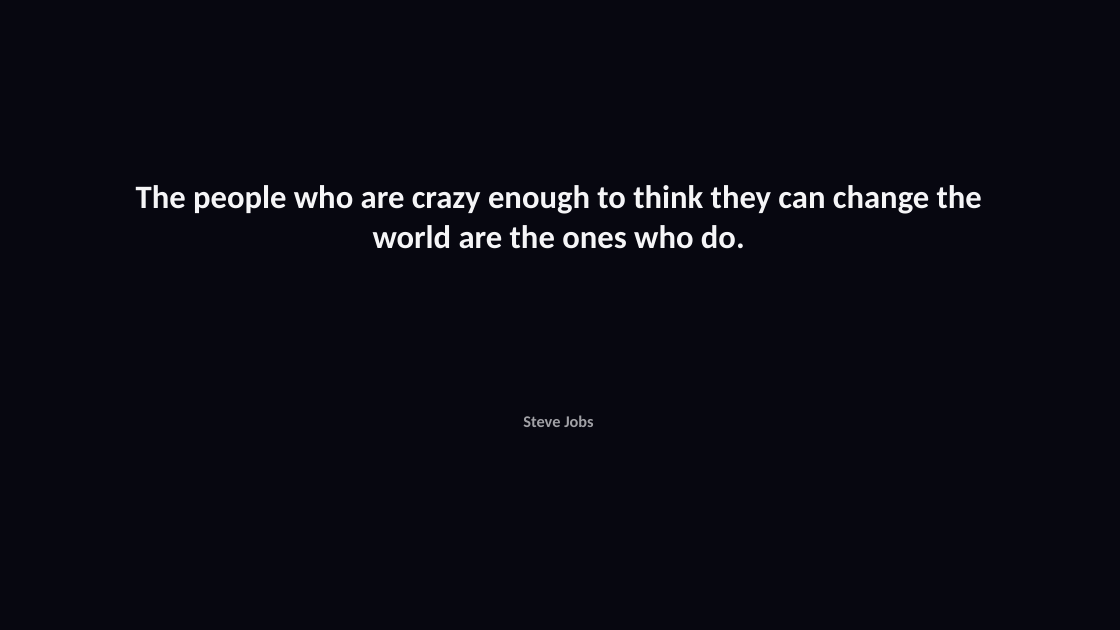
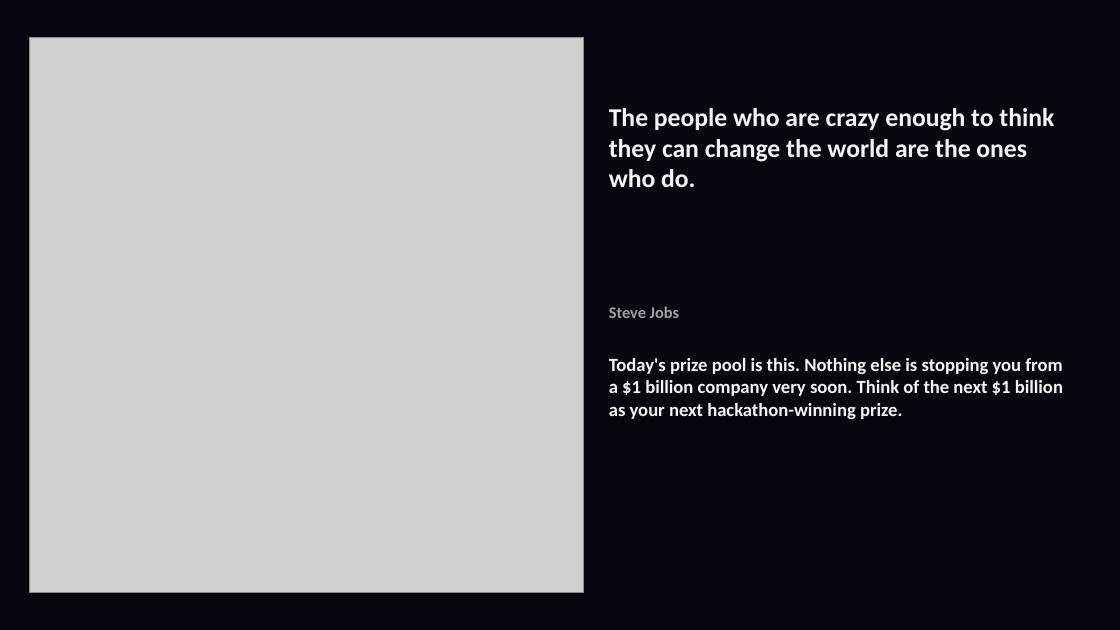
Before and after one commit to shangeethsivan/shangeethsivan.github.io, a slide deck: slide 27 of talks/whats-stopping-us-from-building-great-products-and-monetizing-them/whats-stopping-us-from-building-great-products-and-monetizing-them.pptx. Drawn at 1120x630 pixels with LibreOffice and Linux fonts; fonts in the diff are those of the drawing; grey boxes stand for pictures. Boxes give left, top, right and bottom in pixels: in the first picture for what was removed or moved away, otherwise in the second. Text is boxed around its words. In the diff, an @@ line names an element or a change of style, - is before the commit and + after.

Commit message:
Close the Shipaton deck with the prize-pool poster.
Ads sell the product, they do not sit inside it. The last slide keeps Jobs, shows today's prize pool, and points at the next billion.

```diff
--- a/talks/whats-stopping-us-from-building-great-products-and-monetizing-them/whats-stopping-us-from-building-great-products-and-monetizing-them.pptx
+++ b/talks/whats-stopping-us-from-building-great-products-and-monetizing-them/whats-stopping-us-from-building-great-products-and-monetizing-them.pptx
@@ picture added at <box>29,38,584,592</box> @@
@@ text "The people who are crazy ...": place and size @@
-text "The people who are crazy ..." at <box>136,185,982,249</box>
+text "The people who are crazy ..." at <box>609,108,1054,187</box>
@@ text "The people who are crazy ..." at <box>609,108,1054,187</box>: size 28 to 22 pt; alignment centre to left @@
@@ text "Steve Jobs": place and size @@
-text "Steve Jobs" at <box>523,415,593,427</box>
+text "Steve Jobs" at <box>609,306,679,318</box>
@@ text "Steve Jobs" at <box>609,306,679,318</box>: alignment centre to left @@
@@ text added at <box>609,358,1063,419</box>, 16 pt, text #F5F5F7, bold @@
+Today's prize pool is this. Nothing else is stopping you from a $1 billion company very soon. Think of the next $1 billion as your next hackathon-winning prize.
```
Also in this commit, not shown: 1 other slide changed, 5 other files.
